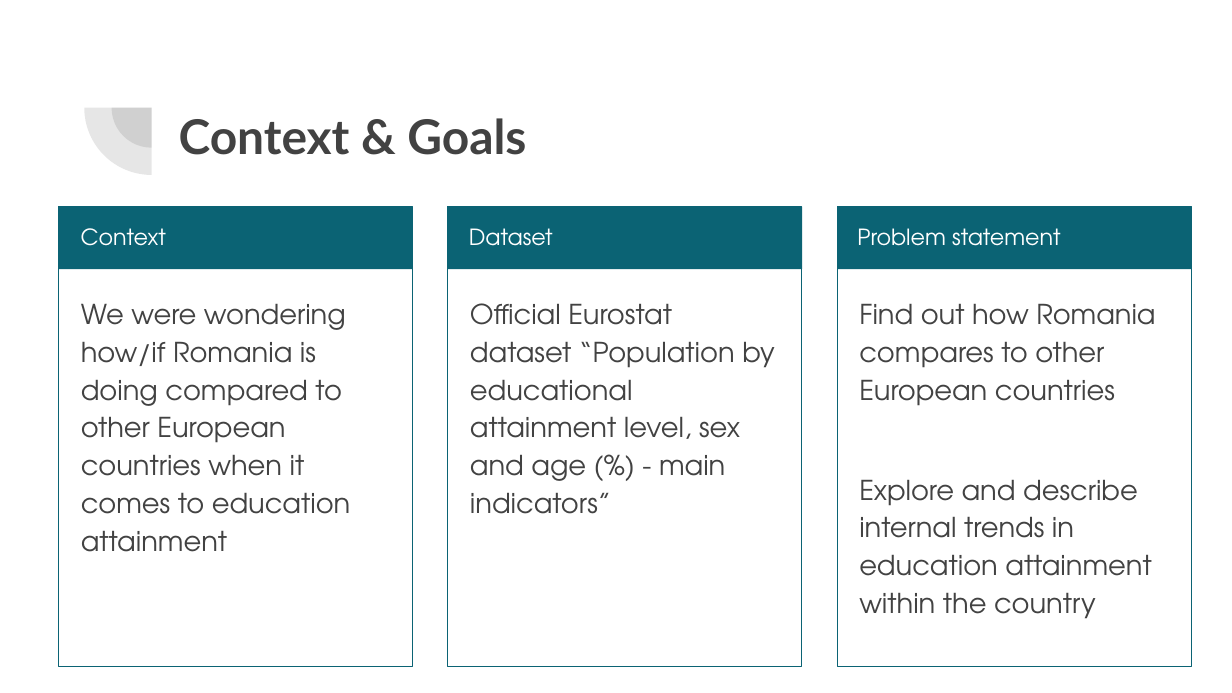
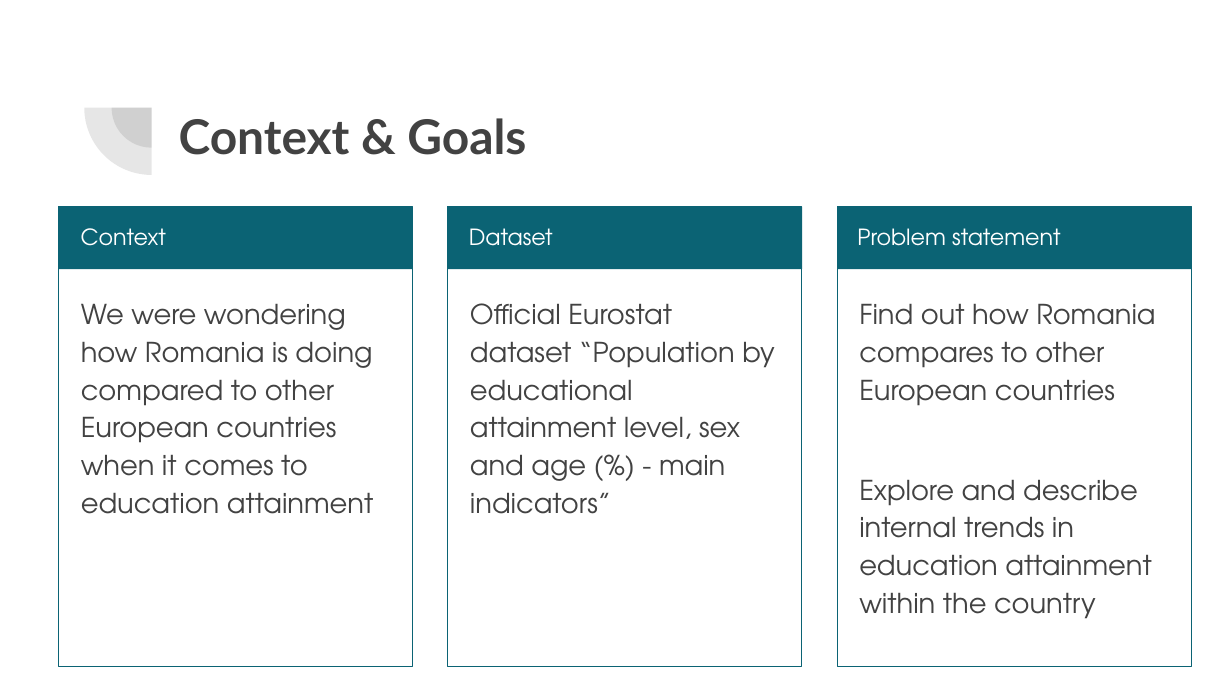
Before and after one commit to mehanix/RoEduAttainment, a slide deck: slide 2 of Presentation.pptx. Drawn at 1232x693 pixels with LibreOffice and Linux fonts; fonts in the diff are those of the drawing. Boxes give left, top, right and bottom in pixels: in the first picture for what was removed or moved away, otherwise in the second. Text is boxed around its words. In the diff, an @@ line names an element or a change of style, - is before the commit and + after.

```diff
--- a/Presentation.pptx
+++ b/Presentation.pptx
@@ text at (81,303,373,514): text changed @@
-We were wondering how/if Romania is doing compared to other European countries when it comes to education attainment
+We were wondering how Romania is doing compared to other European countries when it comes to education attainment
```
Also in this commit, not shown: 6 other slides changed, 2 other files.
